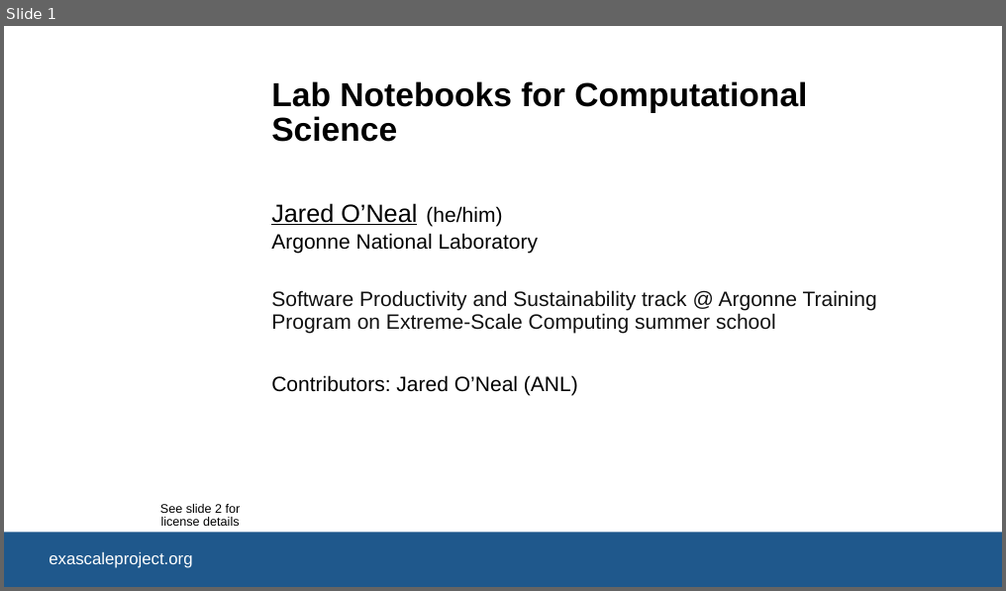
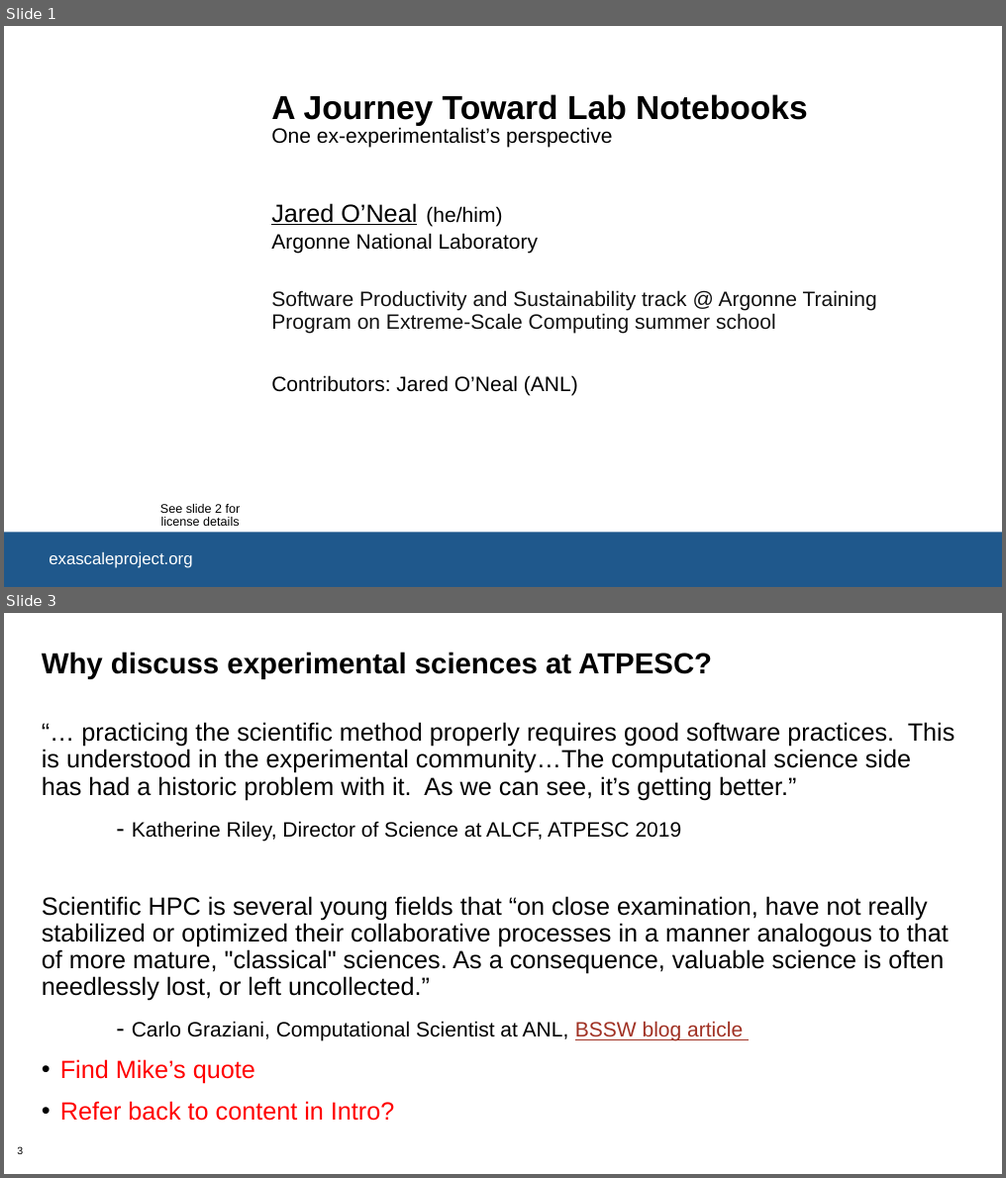
Before and after one commit to bssw-tutorial/presentations, a slide deck: lab-notebooks.pptx. Shown one above the other, each under a label of ours: slide 1 before the commit, slides 1 and 3 after it; the slides between them are not shown. The pictures are 1006x591 and 1006x1178 pixels, drawn with LibreOffice and Linux fonts; fonts in the diff are those of the drawing; background and template pictures are left out. Boxes give left, top, right and bottom in pixels: in the first picture for what was removed or moved away, otherwise in the second. Text is boxed around its words. In the diff, an @@ line names an element or a change of style, - is before the commit and + after.

```diff
--- a/lab-notebooks.pptx
+++ b/lab-notebooks.pptx
@@ slide 3 added at <box>4,613,1002,1174</box>, background #FFFFFF @@
@@ title added at <box>42,652,712,679</box>, 28 pt, text #000000, bold @@
+Why discuss experimental sciences at ATPESC?
@@ text added at <box>42,722,955,1042</box>, 24 pt, text #000000 @@
+“… practicing the scientific method properly requires good software practices. This is understood in the experimental community…The computational science side has had a historic problem with it. As we can see, it’s getting better.”
+- Katherine Riley, Director of Science at ALCF, ATPESC 2019
+Scientific HPC is several young fields that “on close examination, have not really stabilized or optimized their collaborative processes in a manner analogous to that of more mature, "classical" sciences. As a consequence, valuable science is often needlessly lost, or left uncollected.”
+- Carlo Graziani, Computational Scientist at ANL, BSSW blog article
+• Find Mike’s quote
+• Refer back to content in Intro?
@@ page number added at <box>17,1147,23,1155</box>, 10 pt, text #000000 @@
+3
@@ slide 1 changed as well @@
@@ title at <box>271,94,808,148</box>: text changed; size 32 to 20 pt; bold off @@
-Lab Notebooks for Computational Science
+A Journey Toward Lab Notebooks
+One ex-experimentalist’s perspective
```
Also in this commit, not shown: 19 other slides added, 1 other file.
